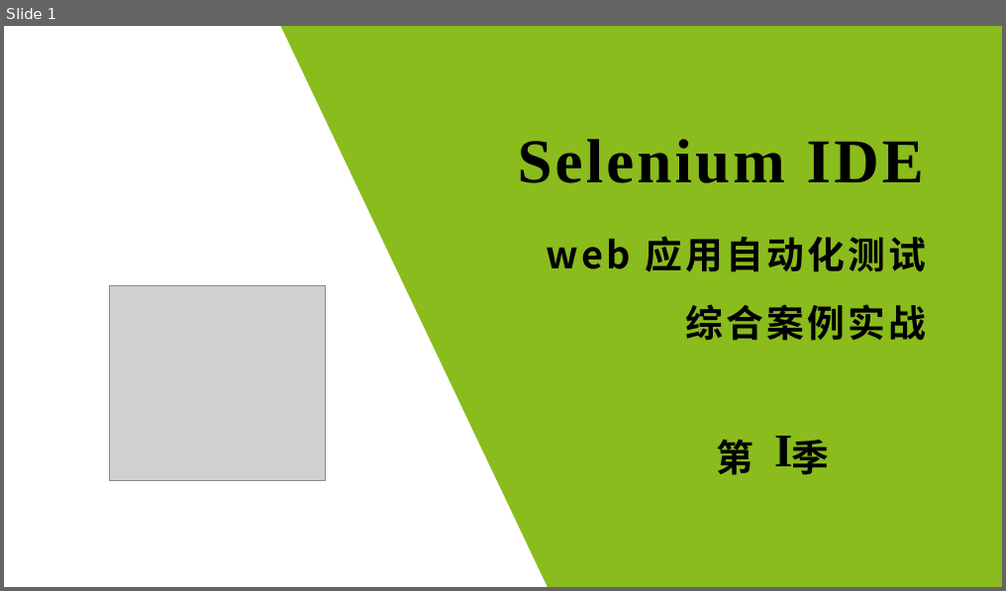
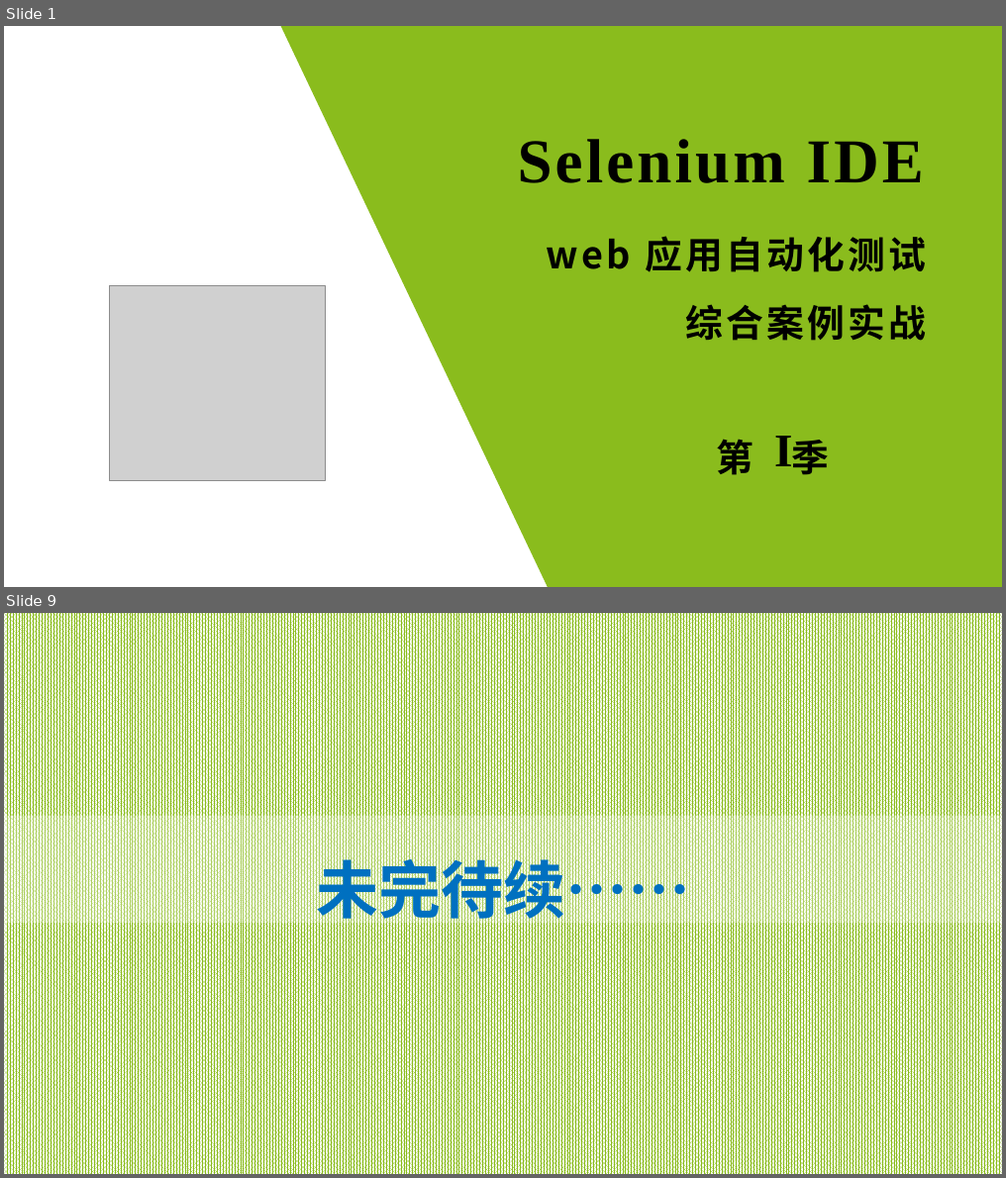
Before and after one commit to wangding/courses, a slide deck: seIDEPracticeCase/Season01.pptx. Shown one above the other, each under a label of ours: slide 1 before the commit, slides 1 and 9 after it; the slides between them are not shown. The pictures are 1006x591 and 1006x1178 pixels, drawn with LibreOffice and Linux fonts; fonts in the diff are those of the drawing; grey boxes stand for pictures. Boxes give left, top, right and bottom in pixels: in the first picture for what was removed or moved away, otherwise in the second. Text is boxed around its words. In the diff, an @@ line names an element or a change of style, - is before the commit and + after.

```diff
--- a/seIDEPracticeCase/Season01.pptx
+++ b/seIDEPracticeCase/Season01.pptx
@@ slide 9 added at (x1=4, y1=613, x2=1002, y2=1174), background #FFFFFF @@
@@ rectangle added at (x1=4, y1=613, x2=1002, y2=1174), fill pattern #8ABC1D on #FFFFFF @@
@@ rectangle added at (x1=4, y1=816, x2=1002, y2=924), fill #FFFFFF at 30% opacity, 60 pt, text #0070C0, bold @@
+未完待续……
```
Also in this commit, not shown: 1 slide changed, 6 other slides added, 3 slides removed.
